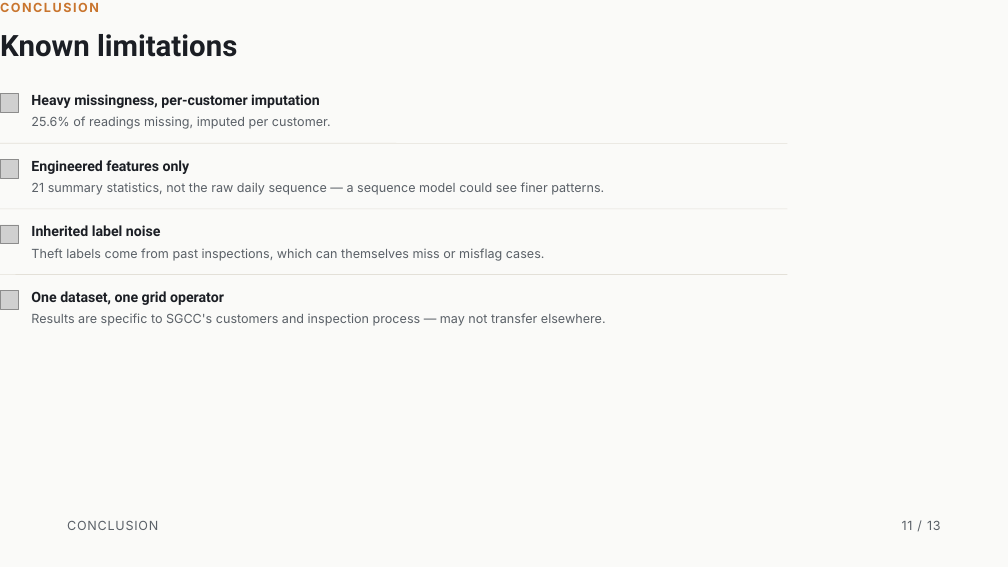
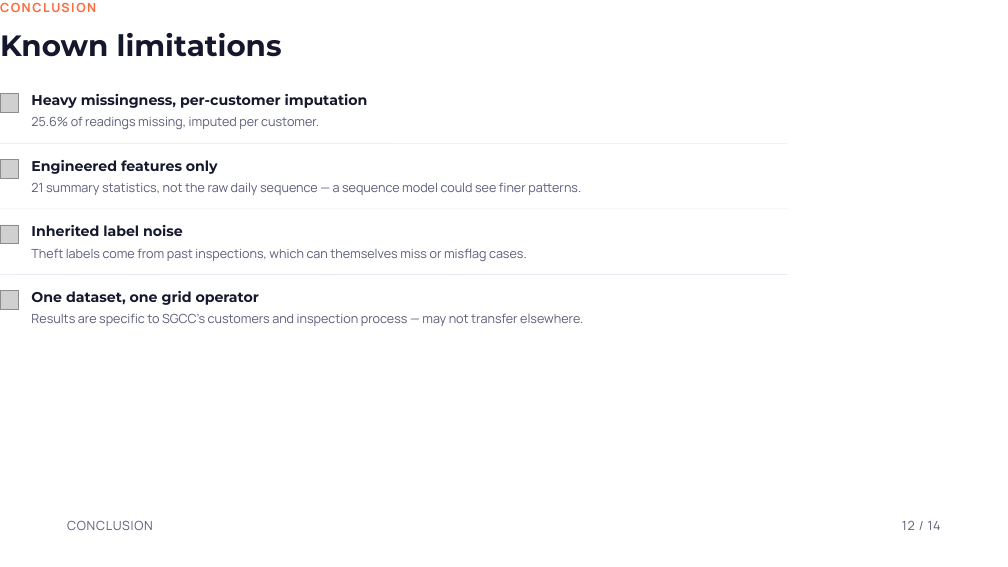
Before and after one commit to paarthjpg/electricity-theft-detection, a slide deck: slide 12 of Electricity Theft Detection Using Machine Learning.pptx (slide 11 before the commit). Drawn at 1008x567 pixels with LibreOffice and Linux fonts; fonts in the diff are those of the drawing; grey boxes stand for pictures. Boxes give left, top, right and bottom in pixels: in the first picture for what was removed or moved away, otherwise in the second. Text is boxed around its words. In the diff, an @@ line names an element or a change of style, - is before the commit and + after.

Commit message:
Redesign slide deck: bright palette, new type, added diagrams
Swap the muted charcoal/copper palette for a bright indigo/tangerine/
teal one and Space Grotesk+Inter for Sora+Manrope. Add a new system-
architecture slide (data -> 3 models -> evaluation, fan-out/fan-in
diagram) and a to-scale ratio bar visualizing the 10.72:1 class
imbalance on the problem slide.

```diff
--- a/Electricity Theft Detection Using Machine Learning.pptx
+++ b/Electricity Theft Detection Using Machine Learning.pptx
@@ background #FAFAF8 to #FFFFFF @@
@@ text "CONCLUSION" at box(0, 0, 1008, 17): font Inter to Manrope, text colour #C9752E to #FF6A3D @@
@@ line (0, 144) - (788, 144): stroke #E3E0D8 0.5 pt to #EAE8F5 0.5 pt @@
@@ line (0, 209) - (788, 209): stroke #E3E0D8 0.5 pt to #EAE8F5 0.5 pt @@
@@ line (0, 274) - (788, 274): stroke #E3E0D8 0.5 pt to #EAE8F5 0.5 pt @@
@@ font Roboto to Montserrat, text colour #1B1E24 to #15182C in 5 elements at box(0, 33, 282, 57), box(31, 94, 368, 108), box(31, 160, 218, 174), box(31, 225, 183, 236), box(31, 291, 259, 305) @@
@@ font Inter to Manrope, text colour #5B6168 to #5B5E78 in 5 elements at box(31, 116, 319, 129), box(31, 182, 581, 195), box(31, 248, 527, 261), box(31, 314, 583, 326), box(67, 521, 153, 530) @@
@@ text at box(902, 521, 941, 530): text changed; font Inter to Manrope; text colour #5B6168 to #5B5E78 @@
-11 / 13
+12 / 14
```
Also in this commit, not shown: 12 other slides changed, 1 slide added.
